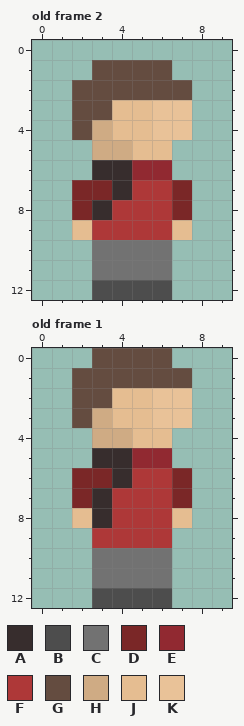
Pixel-art file -- ressources/player/idle/boy-red-idle.aseprite. The first picture shows the starting point.
10x13 pixels, 4 frames. Colours within 5 levels of each other are drawn and written as one. Shown: old frame 2, old frame 1. The commit also changed other frames, which this record leaves out.
Visible layers, top first: "red/idle/backpack-boy", "red/idle/boy".
Palette (. is transparent): A #372d2d  B #4d4d4d  C #727272  D #7a2727  E #912931  F #ae3838  G #644c40  H #cfab84  J #e5bd91  K #e9c298
Pixels before, old frame 2, first column x 2:
 1 .GGGG.
 2 GGGGGG
 3 GGJJKK
 4 GHJJKK
 5 .HHJJ.
 6 .AAEE.
 7 DDAFFD
 8 DAFFFD
 9 JFFFFJ
10 .CCCC.
11 .CCCC.
12 .BBBB.
Pixels before, old frame 1, first column x 2:
 0 .GGGG.
 1 GGGGGG
 2 GGJJKK
 3 GHJJKK
 4 .HHJJ.
 5 .AAEE.
 6 DDAFFD
 7 DAFFFD
 8 JAFFFJ
 9 .FFFF.
10 .CCCC.
11 .CCCC.
12 .BBBB.
The same view after the edit:
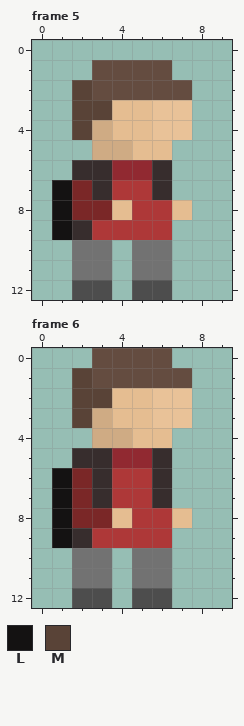
Colours new in this view: L #141212  M #594337
A new or re-ordered frame is compared with the old frame closest to it.
The author wrote: refait les animations de idle
The exact change:
frames 4 -> 6
Changed rows in their new state; - is an unchanged pixel.
Frame 5 is new; against old frame 2, layers "red/idle/backpack-boy", "red/idle/boy":
first column x 1:
 2 -M-----
 3 -MM----
 4 -M-----
 6 -A-E-A-
 7 L-AF-A.
 8 L-DJ--J
 9 LA----.
10 -C-.---
11 -C-.---
12 -B-.---
Frame 6 is new; against old frame 1, layers "red/idle/backpack-boy", "red/idle/boy":
first column x 1:
 1 -M-----
 2 -MM----
 3 -M-----
 5 -A-E-A-
 6 L-AF-A.
 7 L----A.
 8 LDDJ---
 9 LA-----
10 -C-.---
11 -C-.---
12 -B-.---
